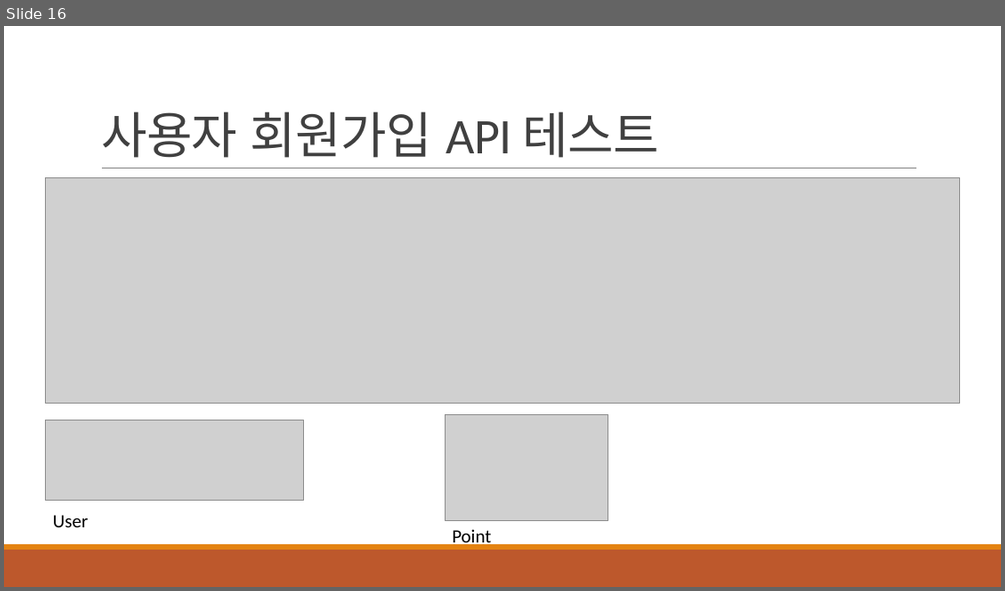
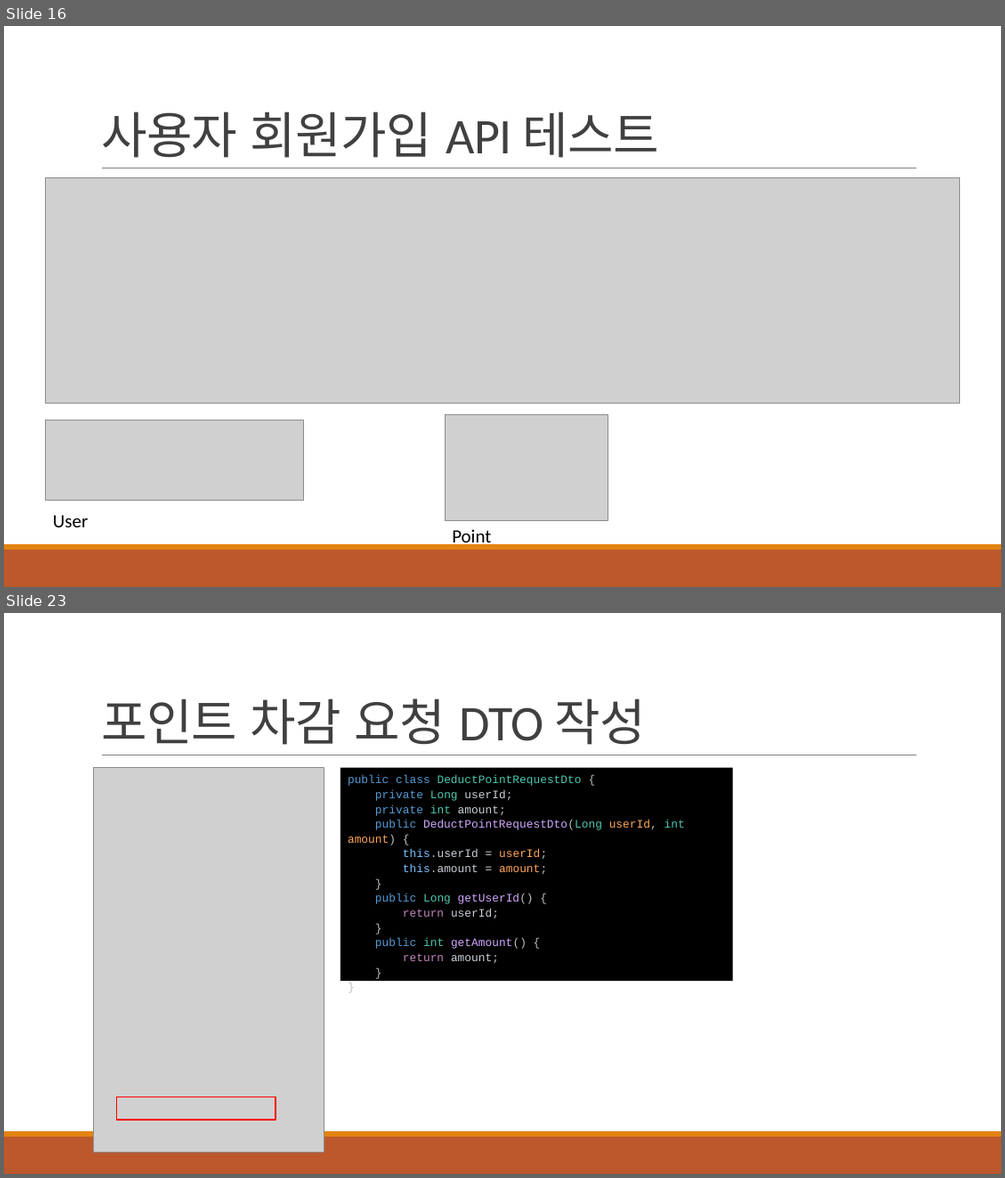
Before and after one commit to khb3025/study-msa, a slide deck: msa-ppt/3. 데이터 쓰기 API 구현.pptx. Shown one above the other, each under a label of ours: slide 16 before the commit, slides 16 and 23 after it; the slides between them are not shown. The pictures are 1005x591 and 1005x1178 pixels, drawn with LibreOffice and Linux fonts; fonts in the diff are those of the drawing; grey boxes stand for pictures. Boxes give left, top, right and bottom in pixels: in the first picture for what was removed or moved away, otherwise in the second. Text is boxed around its words. In the diff, an @@ line names an element or a change of style, - is before the commit and + after.

Commit message:
feat : 게시글 등록 시 동작 재정의
1. 게시글 등록 요청
2. 포인트 차감
3. 게시글 저장
4. 활동포인트 증가

```diff
--- a/msa-ppt/3. 데이터 쓰기 API 구현.pptx
+++ b/msa-ppt/3. 데이터 쓰기 API 구현.pptx
@@ slide 23 added at <box>4,613,1001,1174</box>, background #FFFFFF; not listed: 3 template elements that a slide beside it also shows @@
@@ title added at <box>101,698,646,745</box>, 48 pt, text #404040 @@
+포인트 차감 요청 DTO 작성
@@ picture added at <box>94,768,324,1152</box> @@
@@ rectangle added at <box>340,768,733,981</box>, fill #000000, 11 pt, text #569CD6 @@
+public class DeductPointRequestDto {
+private Long userId;
+private int amount;
+public DeductPointRequestDto(Long userId, int amount) {
+this.userId = userId;
+this.amount = amount;
+}
+public Long getUserId() {
+return userId;
+}
+public int getAmount() {
+return amount;
+}
+}
@@ rectangle added at <box>117,1097,275,1119</box>, outline #FF0000 1.25 pt @@
```
Also in this commit, not shown: 1 slide changed, 11 other slides added, 8 other files.
